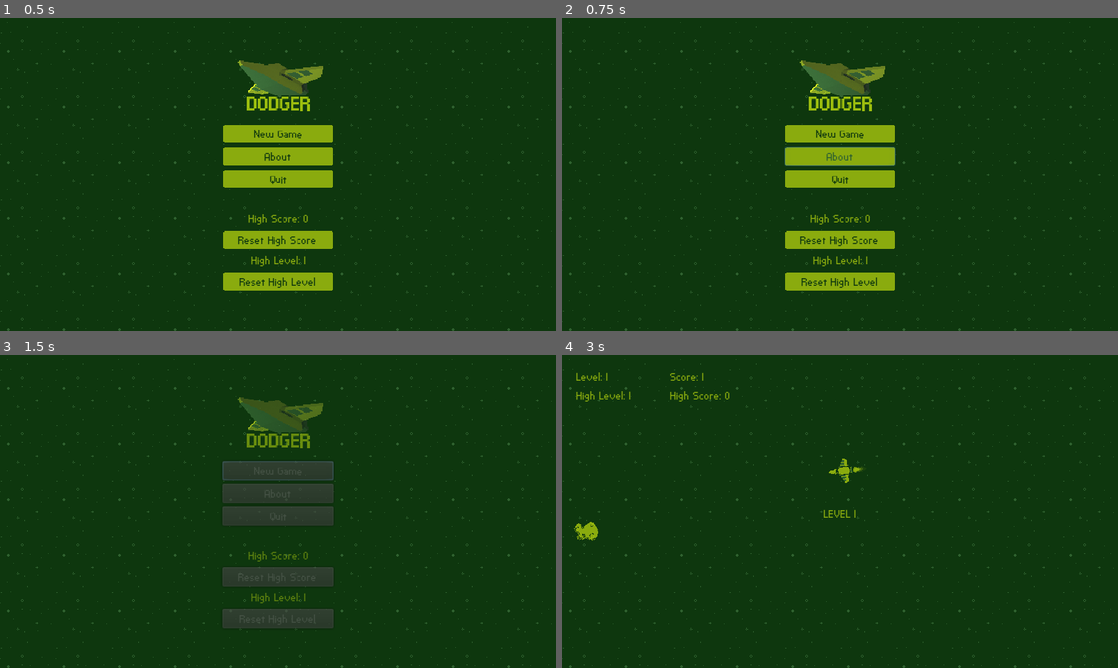
Above: before the commit, frames 1-4 (two rows, left to right).
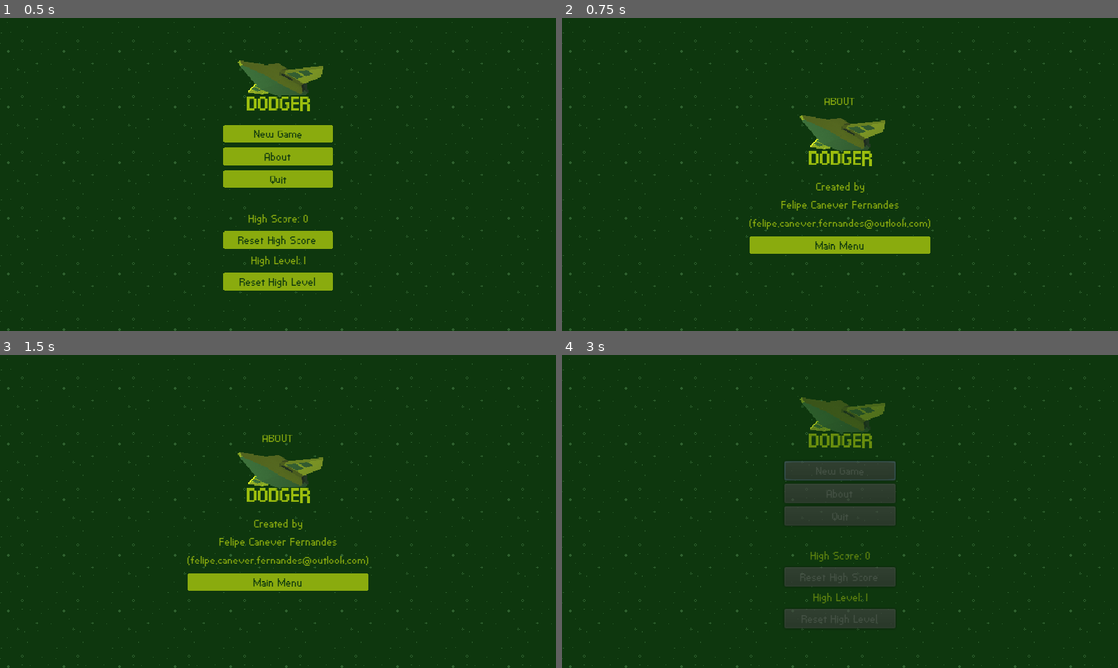
Above: after the commit, the same moments.

Repository: felipe-canever-fernandes/dodger
Game: Godot game, scene res://menus/MainMenu.tscn
Same seed, same stepped clock (60 frames per second), same inputs: the game is played once before the commit and once after it.
Inputs (mouse positions are in pixels of both pictures, inside the frame that each line leads up to):
- Up to frame 1 (0.5 s): no input
- Up to frame 2 (0.75 s): click "About" at 0.5 s
- Up to frame 3 (1.5 s): click (278, 470) at 1.25 s, where only the run before the commit has a clickable "New Game"
- Up to frame 4 (3 s): click (840, 583) at 2 s, where only the run after the commit has a clickable "Main Menu"; click (840, 470) at 2.75 s, where only the run after the commit has a clickable "New Game"

Frame 1 is identical in both runs. In frame 2, 8.5% of the frame differs, in the area x 33-67%, y 13-88%; in frame 3, 9.4%; in frame 4, 8.1%.

Commit message:
Implement "About" button on main menu

Diff:
--- a/menus/MainMenu.tscn
+++ b/menus/MainMenu.tscn
@@ -91,6 +91,7 @@
 margin_bottom = 268.0
 text = "Reset High Level"
 [connection signal="pressed" from="CenterContainer/VBoxContainer/NewGameButton" to="." method="_on_NewGameButton_pressed"]
+[connection signal="pressed" from="CenterContainer/VBoxContainer/AboutButton" to="." method="_on_AboutButton_pressed"]
 [connection signal="pressed" from="CenterContainer/VBoxContainer/QuitButton" to="." method="_on_QuitButton_pressed"]
 [connection signal="pressed" from="CenterContainer/VBoxContainer/ResetHighScoreButton" to="." method="_on_ResetHighScoreButton_pressed"]
 [connection signal="pressed" from="CenterContainer/VBoxContainer/ResetHighLevelButton" to="." method="_on_ResetHighLevelButton_pressed"]
--- a/scripts/MainMenu.gd
+++ b/scripts/MainMenu.gd
@@ -52,3 +52,7 @@
 
 func update_high_level_label() -> void:
 	high_level_label.text = "High Level: " + str(Global.high_level)
+
+func _on_AboutButton_pressed() -> void:
+	# warning-ignore:return_value_discarded
+	get_tree().change_scene_to(Screens.ABOUT_SCREEN_SCENE)
